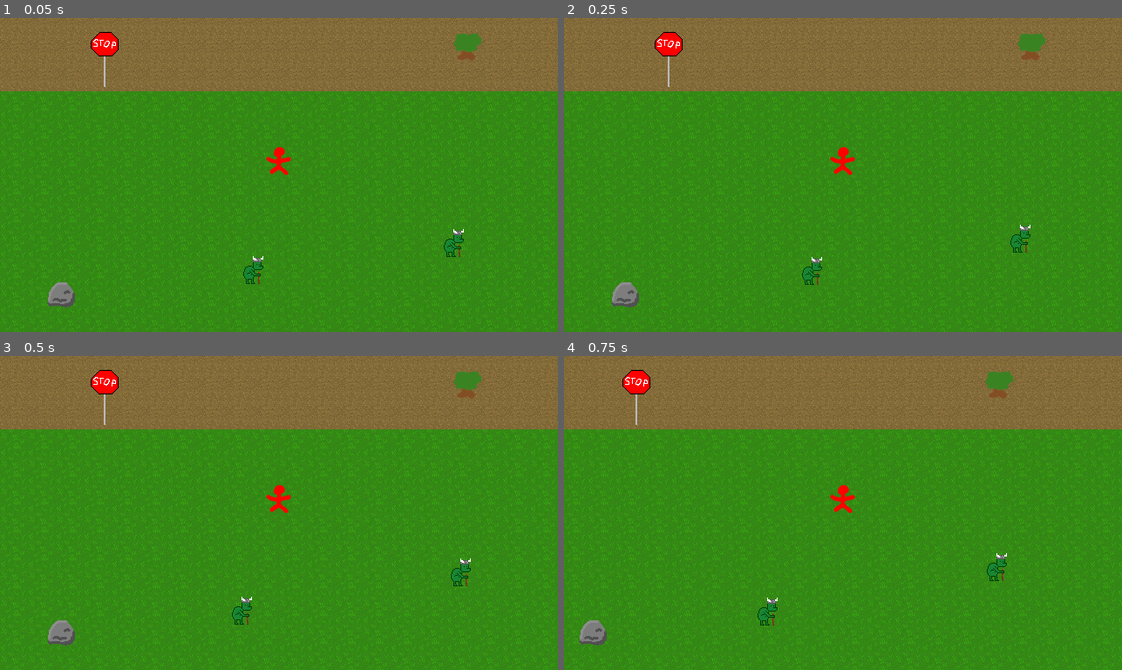
Above: before the commit, frames 1-4 (two rows, left to right).
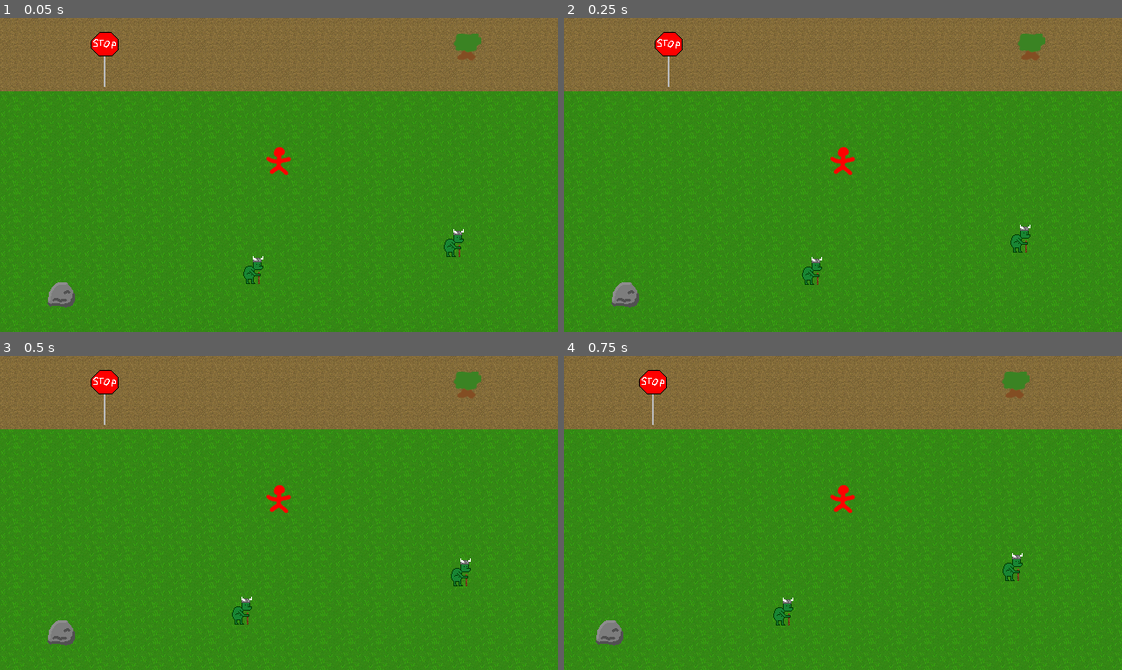
Above: after the commit, the same moments.

Repository: Drewpicus/2dPractice
Game: Godot game, scene res://Scenes/main.tscn
Two runs of this game, one before a commit and one after it. Both use one fixed random seed, a clock stepped at 60 frames per second and the inputs below. This scene is started directly instead of the project's main scene.
Inputs (mouse positions are in pixels of both pictures, inside the frame that each line leads up to):
- Up to frame 1 (0.05 s): no input
- Up to frame 2 (0.25 s): no input
- Up to frame 3 (0.5 s): no input
- Up to frame 4 (0.75 s): move the mouse to (965, 497) at 0.52 s; hold D (move_right) from 0.53 s (still down); click (965, 497) at 0.6 s

Frames 1-3 are identical in both runs. In frame 4, 12% of the frame differs, in the area x 0-100%, y 0-100%.

Commit message:
changses

Diff:
--- a/Data/Entities/player.json
+++ b/Data/Entities/player.json
@@ -44,7 +44,7 @@
 		{
 			"component_id": "base:movement",
 			"parameters":{
-				"base_speed": 200
+				"base_speed": 100
 			}
 		},
 		{
--- a/Scripts/EntityComponents/equipment_component.gd
+++ b/Scripts/EntityComponents/equipment_component.gd
@@ -4,7 +4,7 @@
 @export var slots: Array
 @export var use_default_slots: bool = true
 var default_slots: Array[StringName] = [&"mainhand",&"offhand",&"head",&"chest",&"legs",&"feet"]
-var equipment: Dictionary[StringName,Item] = {}
+var equipment: Dictionary = {}
 var _inventory: InventoryComponent
 
 signal equipment_updated
--- a/Scripts/EntityComponents/movement_component.gd
+++ b/Scripts/EntityComponents/movement_component.gd
@@ -1,7 +1,7 @@
 extends EntityComponent
 class_name MovementComponent
 
-@export var base_speed : float = 200
+@export var base_speed : float = 100
 
 var input_direction : Vector2 = Vector2.ZERO
 var input_sequence: int = -1
--- a/Scripts/game_world.gd
+++ b/Scripts/game_world.gd
@@ -10,6 +10,11 @@
 const MOVEMENT_SNAPSHOT_RATE: float = 20.0
 const REMOTE_VISUAL_INTERPOLATION_SPEED: float = 50.0
 const REMOTE_VISUAL_TELEPORT_DISTANCE: float = 160.0
+
+const COMMAND_INTERACTION := &"base:interaction"
+const COMMAND_TAKE_ITEM := &"base:take_item"
+const COMMAND_EQUIP_ITEM := &"base:equip_item"
+const COMMAND_UNEQUIP_ITEM := &"base:unequip_item"
 
 var _snapshot_timer: float = 0.0
 var _last_movement_sequence: Dictionary[int, int] = {}
@@ -866,6 +871,116 @@
 		interpolation_amount
 	)
 
+func submit_command(
+	command_id: StringName,
+	actor: Entity,
+	arguments: Dictionary = {}
+) -> void:
+	if not actor:
+		return
+
+	var controller := actor.get_component(
+		&"base:player_controller"
+	) as PlayerControllerComponent
+
+	if not controller:
+		return
+
+	if not controller.is_locally_controlled():
+		return
+
+	if MultiplayerManager.is_world_authority():
+		_apply_command(
+			multiplayer.get_unique_id(),
+			command_id,
+			arguments
+		)
+		return
+
+	_receive_command.rpc_id(
+		1,
+		String(command_id),
+		arguments
+	)
+
+@rpc("any_peer", "call_remote", "reliable", 3)
+func _receive_command(
+	command_id_string: String,
+	arguments: Dictionary
+) -> void:
+	if not MultiplayerManager.is_world_authority():
+		return
+
+	_apply_command(
+		multiplayer.get_remote_sender_id(),
+		StringName(command_id_string),
+		arguments
+	)
+
+func _apply_command(
+	sender_peer_id: int,
+	command_id: StringName,
+	arguments: Dictionary
+) -> void:
+	match command_id:
+		COMMAND_INTERACTION:
+			_apply_interaction_request(
+				sender_peer_id,
+				StringName(
+					arguments.get("interaction_id", "")
+				),
+				String(
+					arguments.get("interactor_id", "")
+				),
+				String(
+					arguments.get("target_id", "")
+				)
+			)
+
+		COMMAND_TAKE_ITEM:
+			_apply_take_item_request(
+				sender_peer_id,
+				String(
+					arguments.get("viewer_id", "")
+				),
+				String(
+					arguments.get("source_id", "")
+				),
+				String(
+					arguments.get("item_id", "")
+				)
+			)
+
+		COMMAND_EQUIP_ITEM:
+			_apply_equip_item_request(
+				sender_peer_id,
+				String(
+					arguments.get("entity_id", "")
+				),
+				String(
+					arguments.get("item_id", "")
+				),
+				StringName(
+					arguments.get("slot", "")
+				)
+			)
+
+		COMMAND_UNEQUIP_ITEM:
+			_apply_unequip_item_request(
+				sender_peer_id,
+				String(
+					arguments.get("entity_id", "")
+				),
+				StringName(
+					arguments.get("slot", "")
+				)
+			)
+
+		_:
+			push_warning(
+				"Unknown command ID: %s"
+				% command_id
+			)
 
 func submit_interaction(
 	interaction: Interaction,
@@ -875,60 +990,29 @@
 	if not interaction or not interactor or not target:
 		return
 
-	if not interaction.can_perform(interactor, target):
-		return
-
-	# Presentation-only/local interactions.
+	if not interaction.can_perform(
+		interactor,
+		target
+	):
+		return
+
 	if not interaction.requires_authority():
-		interaction.perform(interactor, target)
-		return
-
-	# Singleplayer.
-	if not MultiplayerManager.session_active:
-		interaction.perform(interactor, target)
-		return
-
-	var controller := interactor.get_component(
-		&"base:player_controller"
-	) as PlayerControllerComponent
-
-	if not controller:
-		return
-
-	if not controller.is_locally_controlled():
-		return
-
-	# Host player can execute directly through the authoritative path.
-	if multiplayer.is_server():
-		_apply_interaction_request(
-			multiplayer.get_unique_id(),
-			interaction.interaction_id,
-			interactor.instance_id,
-			target.instance_id
-		)
-		return
-
-	_receive_interaction_request.rpc_id(
-		1,
-		String(interaction.interaction_id),
-		interactor.instance_id,
-		target.instance_id
-	)
-
-@rpc("any_peer", "call_remote", "reliable", 3)
-func _receive_interaction_request(
-	interaction_id_string: String,
-	interactor_instance_id: String,
-	target_instance_id: String
-) -> void:
-	if not multiplayer.is_server():
-		return
-
-	_apply_interaction_request(
-		multiplayer.get_remote_sender_id(),
-		StringName(interaction_id_string),
-		interactor_instance_id,
-		target_instance_id
+		interaction.perform(
+			interactor,
+			target
+		)
+		return
+
+	submit_command(
+		COMMAND_INTERACTION,
+		interactor,
+		{
+			"interaction_id": String(
+				interaction.interaction_id
+			),
+			"interactor_id": interactor.instance_id,
+			"target_id": target.instance_id
+		}
 	)
 
 func _apply_interaction_request(
@@ -1433,54 +1517,14 @@
 	if not viewer or not source or not item:
 		return
 
-	if not MultiplayerManager.session_active:
-		_perform_take_item(
-			viewer,
-			source,
-			item
-		)
-		return
-
-	var controller := viewer.get_component(
-		&"base:player_controller"
-	) as PlayerControllerComponent
-
-	if not controller:
-		return
-
-	if not controller.is_locally_controlled():
-		return
-
-	if multiplayer.is_server():
-		_apply_take_item_request(
-			multiplayer.get_unique_id(),
-			viewer.instance_id,
-			source.instance_id,
-			item.instance_id
-		)
-		return
-
-	_receive_take_item_request.rpc_id(
-		1,
-		viewer.instance_id,
-		source.instance_id,
-		item.instance_id
-	)
-
-@rpc("any_peer", "call_remote", "reliable", 3)
-func _receive_take_item_request(
-	viewer_instance_id: String,
-	source_instance_id: String,
-	item_instance_id: String
-) -> void:
-	if not multiplayer.is_server():
-		return
-
-	_apply_take_item_request(
-		multiplayer.get_remote_sender_id(),
-		viewer_instance_id,
-		source_instance_id,
-		item_instance_id
+	submit_command(
+		COMMAND_TAKE_ITEM,
+		viewer,
+		{
+			"viewer_id": viewer.instance_id,
+			"source_id": source.instance_id,
+			"item_id": item.instance_id
+		}
 	)
 
 func _apply_take_item_request(
@@ -1573,50 +1617,14 @@
 	if not entity or not item:
 		return
 
-	if not MultiplayerManager.session_active:
-		_perform_equip_item(entity, item, slot)
-		return
-
-	var controller := entity.get_component(
-		&"base:player_controller"
-	) as PlayerControllerComponent
-
-	if not controller:
-		return
-
-	if not controller.is_locally_controlled():
-		return
-
-	if multiplayer.is_server():
-		_apply_equip_item_request(
-			multiplayer.get_unique_id(),
-			entity.instance_id,
-			item.instance_id,
-			slot
-		)
-		return
-
-	_receive_equip_item_request.rpc_id(
-		1,
-		entity.instance_id,
-		item.instance_id,
-		String(slot)
-	)
-
-@rpc("any_peer", "call_remote", "reliable", 3)
-func _receive_equip_item_request(
-	entity_instance_id: String,
-	item_instance_id: String,
-	slot_string: String
-) -> void:
-	if not multiplayer.is_server():
-		return
-
-	_apply_equip_item_request(
-		multiplayer.get_remote_sender_id(),
-		entity_instance_id,
-		item_instance_id,
-		StringName(slot_string)
+	submit_command(
+		COMMAND_EQUIP_ITEM,
+		entity,
+		{
+			"entity_id": entity.instance_id,
+			"item_id": item.instance_id,
+			"slot": String(slot)
+		}
 	)
 
 func _apply_equip_item_request(
@@ -1676,46 +1684,13 @@
 	if not entity:
 		return
 
-	if not MultiplayerManager.session_active:
-		_perform_unequip_item(entity, slot)
-		return
-
-	var controller := entity.get_component(
-		&"base:player_controller"
-	) as PlayerControllerComponent
-
-	if not controller:
-		return
-
-	if not controller.is_locally_controlled():
-		return
-
-	if multiplayer.is_server():
-		_apply_unequip_item_request(
-			multiplayer.get_unique_id(),
-			entity.instance_id,
-			slot
-		)
-		return
-
-	_receive_unequip_item_request.rpc_id(
-		1,
-		entity.instance_id,
-		String(slot)
-	)
-
-@rpc("any_peer", "call_remote", "reliable", 3)
-func _receive_unequip_item_request(
-	entity_instance_id: String,
-	slot_string: String
-) -> void:
-	if not multiplayer.is_server():
-		return
-
-	_apply_unequip_item_request(
-		multiplayer.get_remote_sender_id(),
-		entity_instance_id,
-		StringName(slot_string)
+	submit_command(
+		COMMAND_UNEQUIP_ITEM,
+		entity,
+		{
+			"entity_id": entity.instance_id,
+			"slot": String(slot)
+		}
 	)
 
 func _apply_unequip_item_request(
